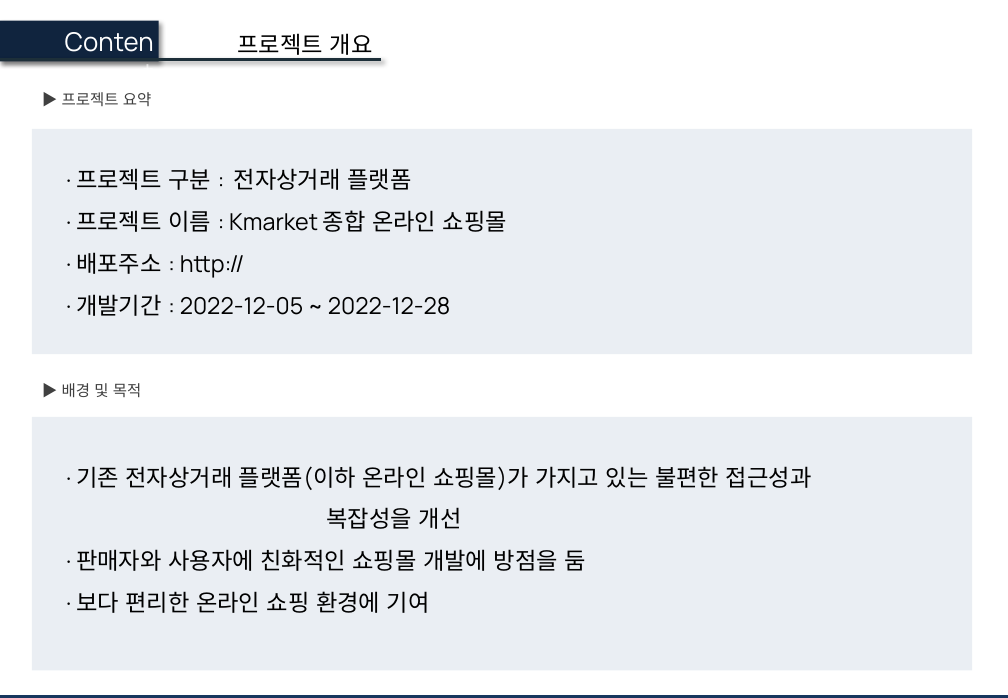
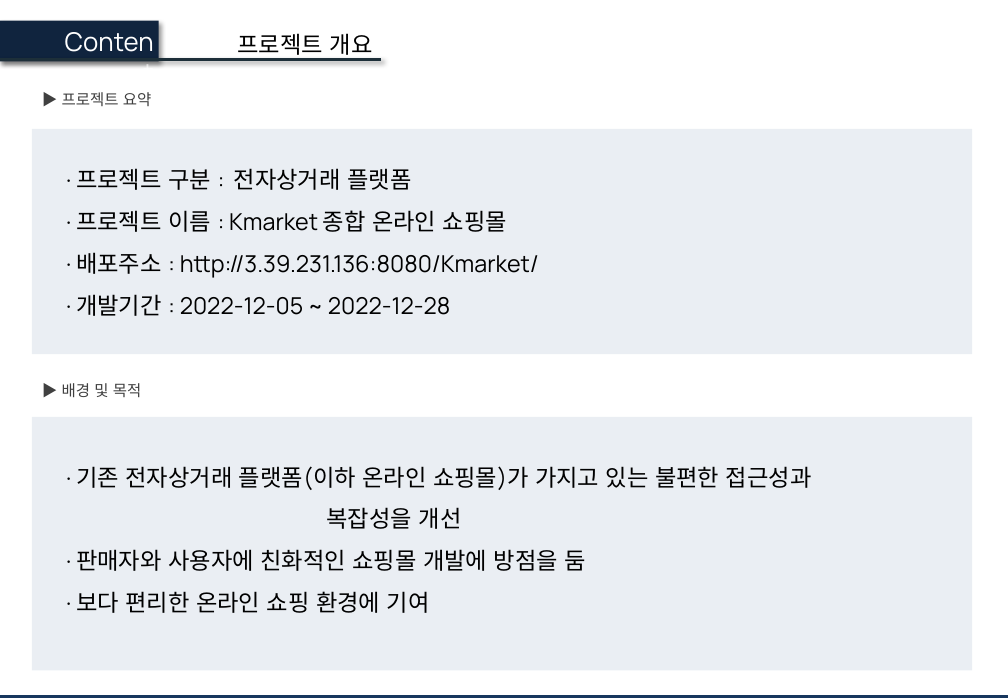
Before and after one commit to Haseonj/Kmarket, a slide deck: slide 4 of Kmarket 프로젝트 발표보고서.pptx. Drawn at 1008x698 pixels with LibreOffice and Linux fonts; fonts in the diff are those of the drawing; background and template pictures are left out. Boxes give left, top, right and bottom in pixels: in the first picture for what was removed or moved away, otherwise in the second. Text is boxed around its words. In the diff, an @@ line names an element or a change of style, - is before the commit and + after.

```diff
--- a/Kmarket 프로젝트 발표보고서.pptx
+++ b/Kmarket 프로젝트 발표보고서.pptx
@@ text at box(76, 252, 539, 278): text changed @@
-· 배포주소 : http://
+· 배포주소 : http://3.39.231.136:8080/Kmarket/
```
Also in this commit, not shown: 3 other slides changed, 3 other files.
